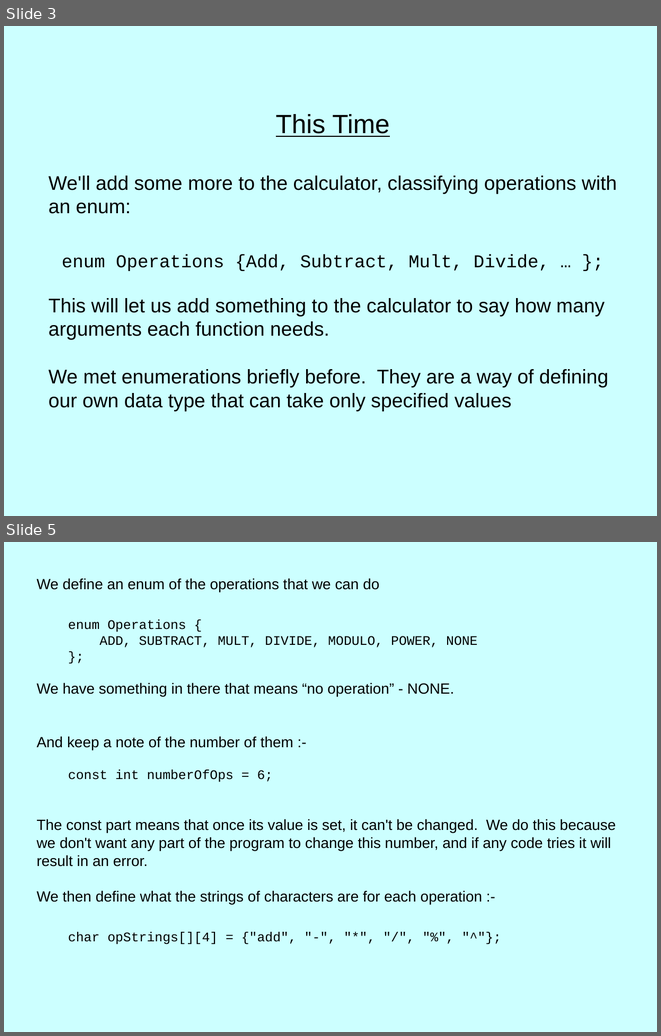
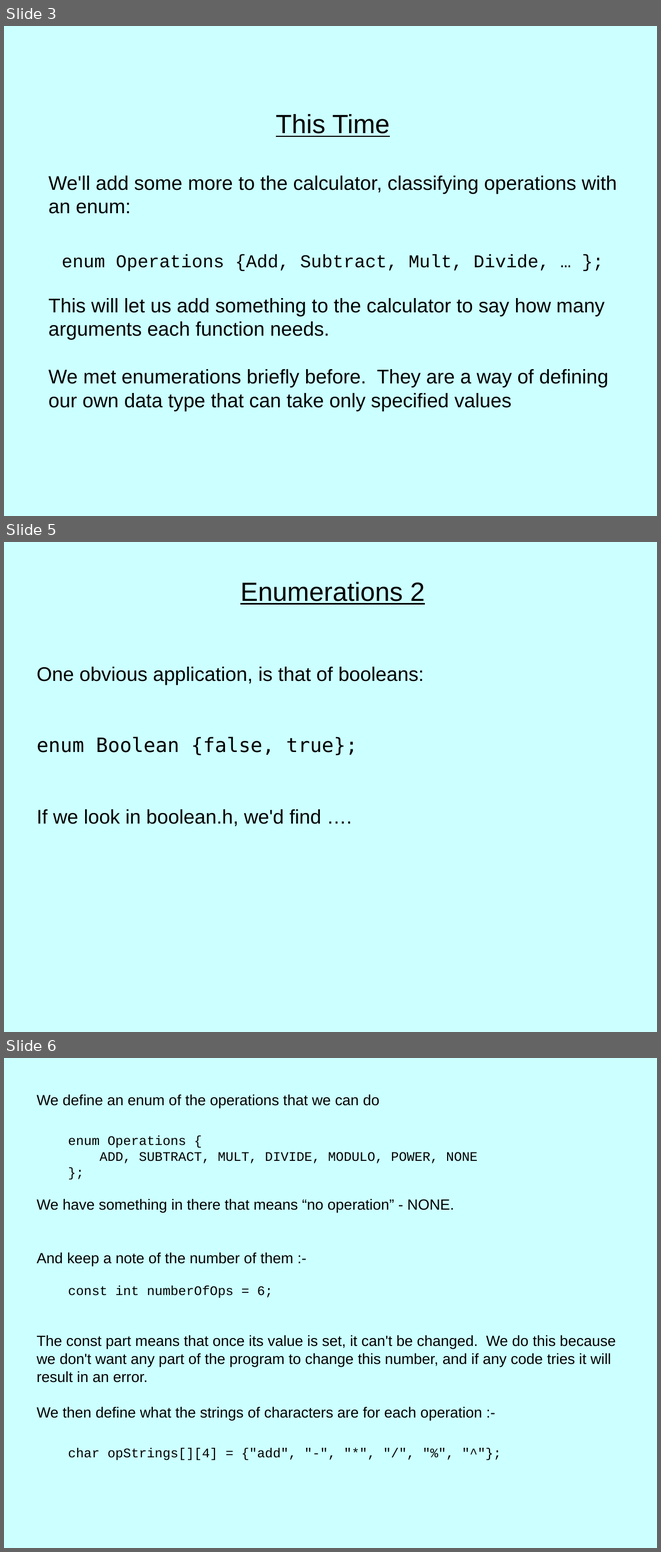
Before and after one commit to mark-woodrow/Tutoring-2, a slide deck: restart - draft second lesson - Sept 2016.odp. Shown one above the other, each under a label of ours: slides 3 and 5 before the commit, slides 3, 5 and 6 after it; the slides between them are not shown. The pictures are 661x1036 and 661x1552 pixels, drawn with LibreOffice and Linux fonts; fonts in the diff are those of the drawing. Boxes give left, top, right and bottom in pixels: in the first picture for what was removed or moved away, otherwise in the second. Text is boxed around its words. In the diff, an @@ line names an element or a change of style, - is before the commit and + after.

```diff
--- a/restart - draft second lesson - Sept 2016.odp
+++ b/restart - draft second lesson - Sept 2016.odp
@@ slide 5 added at bbox=[4, 542, 657, 1032], background #CCFFFF @@
@@ subtitle added at bbox=[37, 582, 425, 826], 24 pt, text #000000 @@
+Enumerations 2
+One obvious application, is that of booleans:
+enum Boolean {false, true};
+If we look in boolean.h, we'd find ….
@@ what was slide 5 is now slide 6 @@
```
Also in this commit, not shown: 1 other slide added, 1 slide removed, 2 other files.
